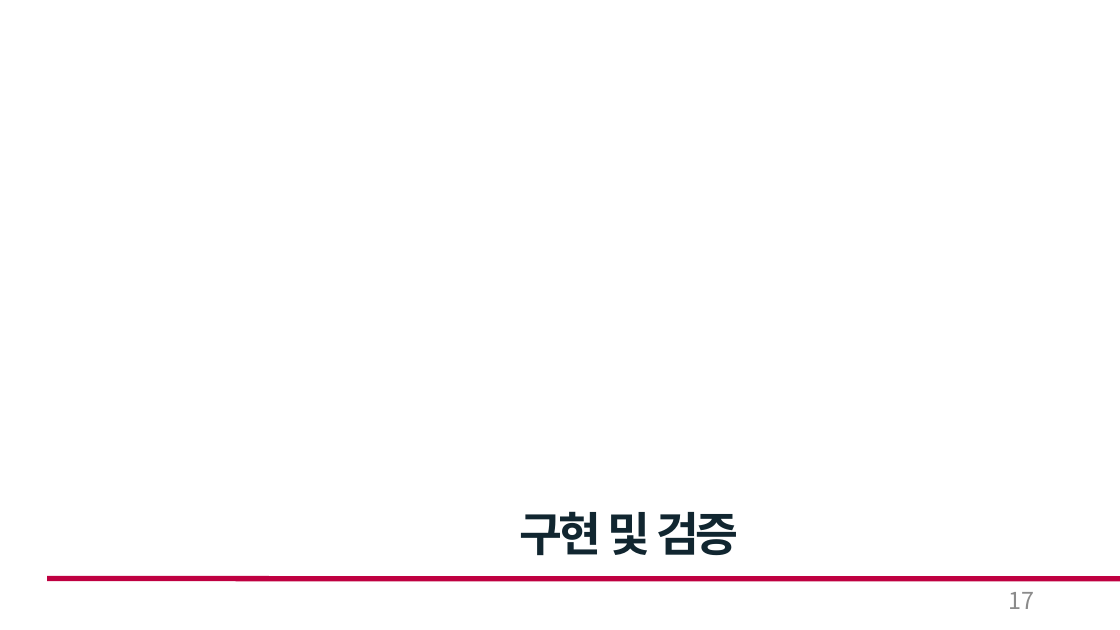
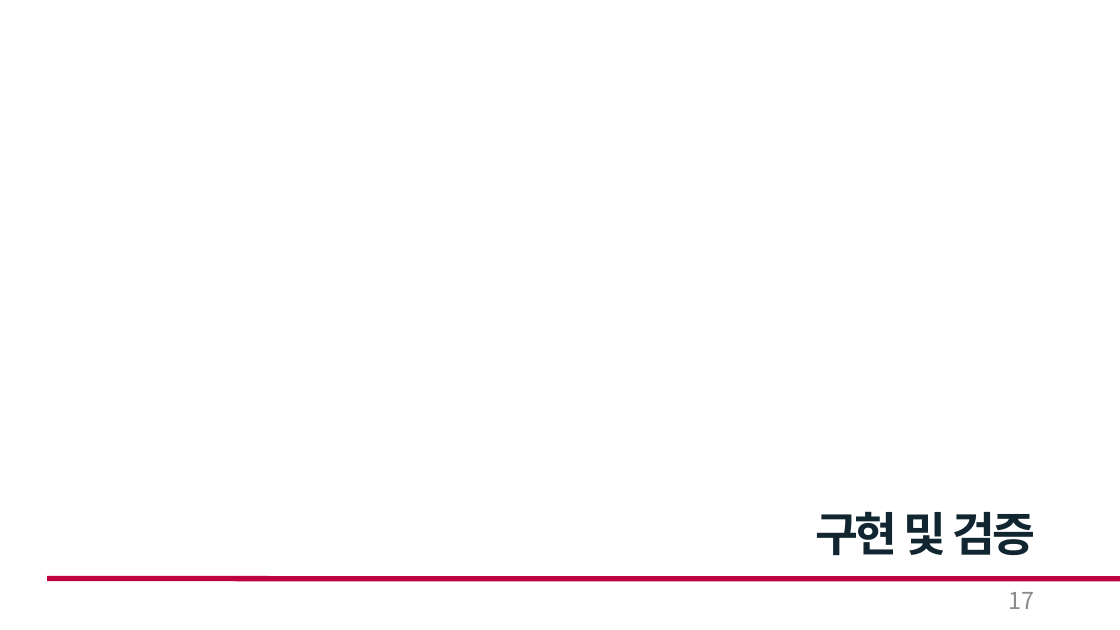
Before and after one commit to cong2738/my_RISC-V, a slide deck: slide 17 of Single Cycle RISC-V 발표_박호윤.pptx. Drawn at 1120x630 pixels with LibreOffice and Linux fonts; fonts in the diff are those of the drawing. Boxes give left, top, right and bottom in pixels: in the first picture for what was removed or moved away, otherwise in the second. Text is boxed around its words. In the diff, an @@ line names an element or a change of style, - is before the commit and + after.

```diff
--- a/Single Cycle RISC-V 발표_박호윤.pptx
+++ b/Single Cycle RISC-V 발표_박호윤.pptx
@@ text "구현 및 검증": place and size @@
-text "구현 및 검증" at <box>519,511,738,555</box>
+text "구현 및 검증" at <box>815,511,1035,555</box>
```
Also in this commit, not shown: 23 other slides changed, 3 slides added, 2 slides removed.
